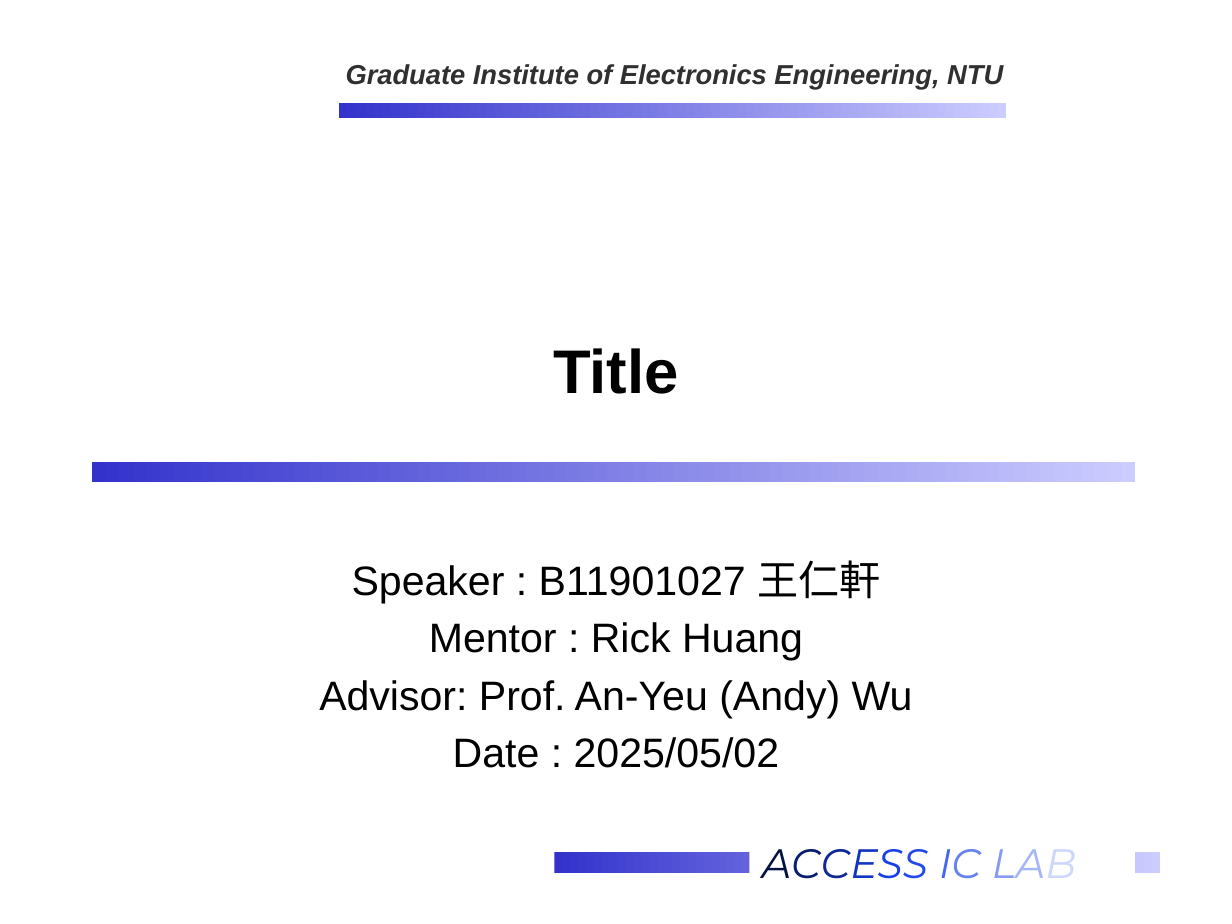
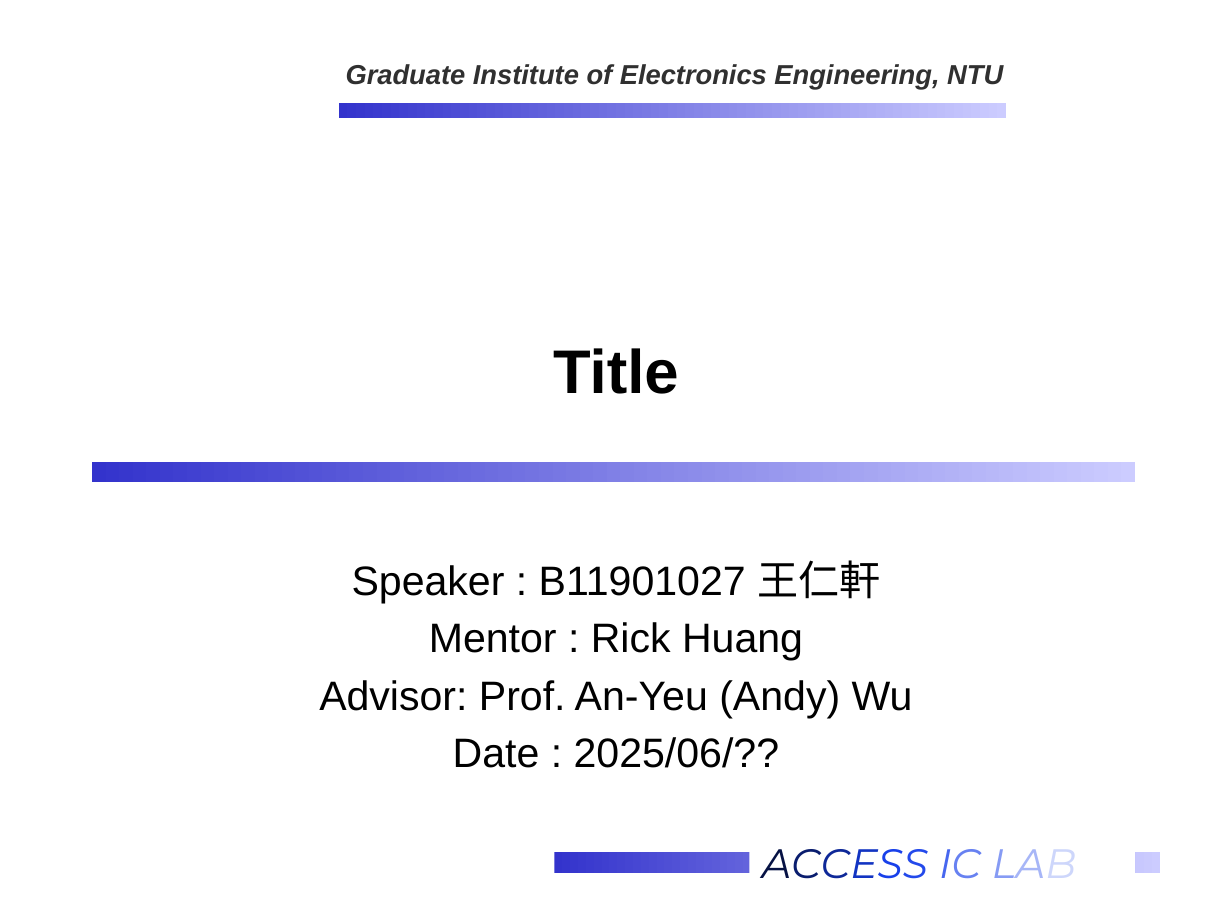
Before and after one commit to Oniontow/AndyWu_Project, a slide deck: slide 1 of b11901027_王仁軒.pptx. Drawn at 1232x924 pixels with LibreOffice and Linux fonts; fonts in the diff are those of the drawing; background and template pictures are left out. Boxes give left, top, right and bottom in pixels: in the first picture for what was removed or moved away, otherwise in the second. Text is boxed around its words. In the diff, an @@ line names an element or a change of style, - is before the commit and + after.

```diff
--- a/b11901027_王仁軒.pptx
+++ b/b11901027_王仁軒.pptx
@@ subtitle at (x1=453, y1=737, x2=779, y2=768): text changed @@
-Date : 2025/05/02
+Date : 2025/06/??
```
Also in this commit, not shown: 4 other files.
